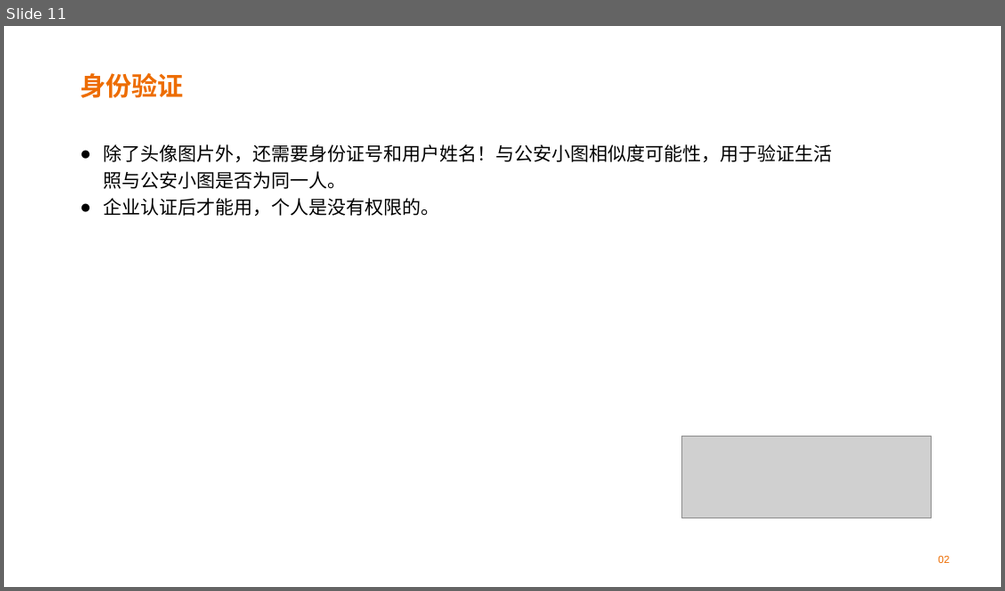
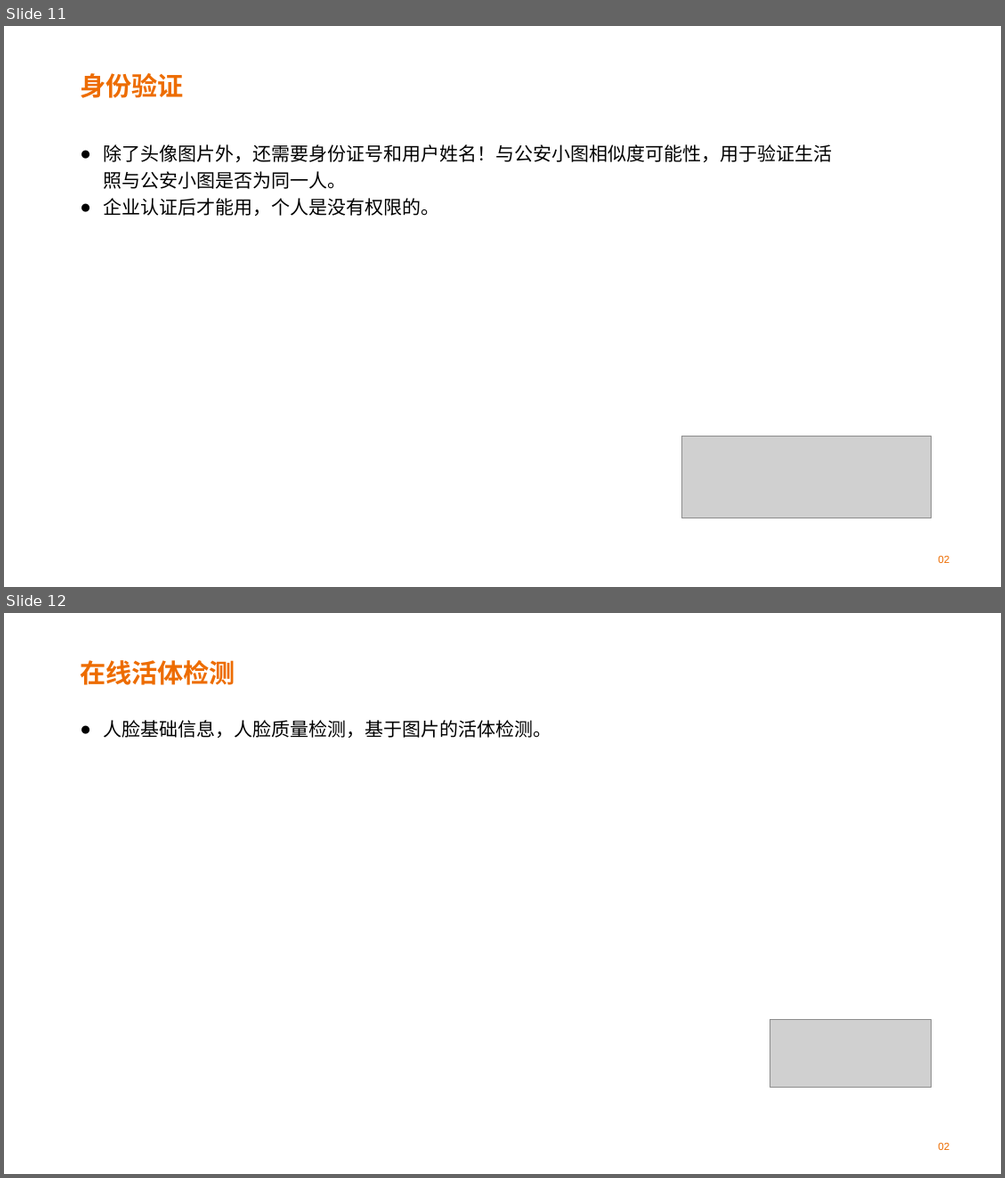
Before and after one commit to XiuyeXYE/BaiDuAI, a slide deck: BaiduAI.pptx. Shown one above the other, each under a label of ours: slide 11 before the commit, slides 11 and 12 after it. The pictures are 1005x591 and 1005x1178 pixels, drawn with LibreOffice and Linux fonts; fonts in the diff are those of the drawing; grey boxes stand for pictures; background and template pictures are left out. Boxes give left, top, right and bottom in pixels: in the first picture for what was removed or moved away, otherwise in the second. Text is boxed around its words. In the diff, an @@ line names an element or a change of style, - is before the commit and + after.

```diff
--- a/BaiduAI.pptx
+++ b/BaiduAI.pptx
@@ slide 12 added at <box>4,613,1001,1174</box>, background picture (left out) @@
@@ title added at <box>80,660,235,685</box>, 25 pt, text #ED6C00, bold @@
+在线活体检测
@@ text added at <box>104,720,552,738</box>, 18 pt, text #000000 @@
+● 人脸基础信息，人脸质量检测，基于图片的活体检测。
@@ picture added at <box>770,1019,931,1087</box> @@
@@ text added at <box>938,1143,949,1150</box>, 10 pt, text #ED6C00 @@
+02
```
Also in this commit, not shown: 1 slide changed, 3 other files.
